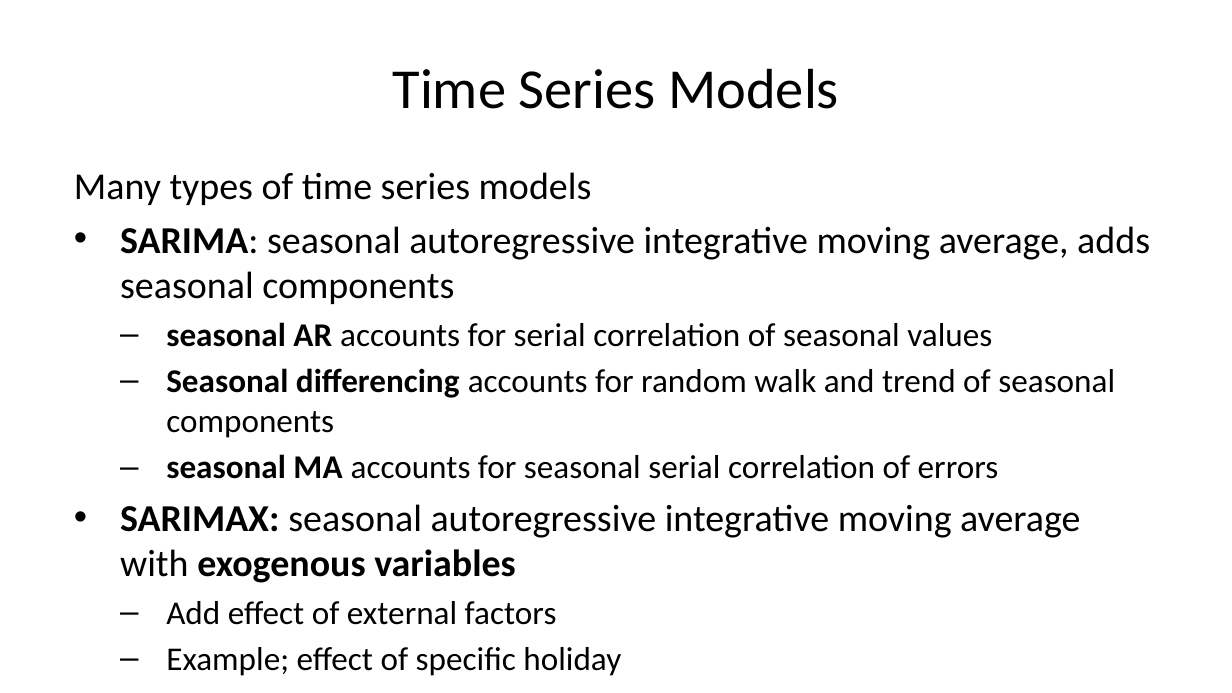
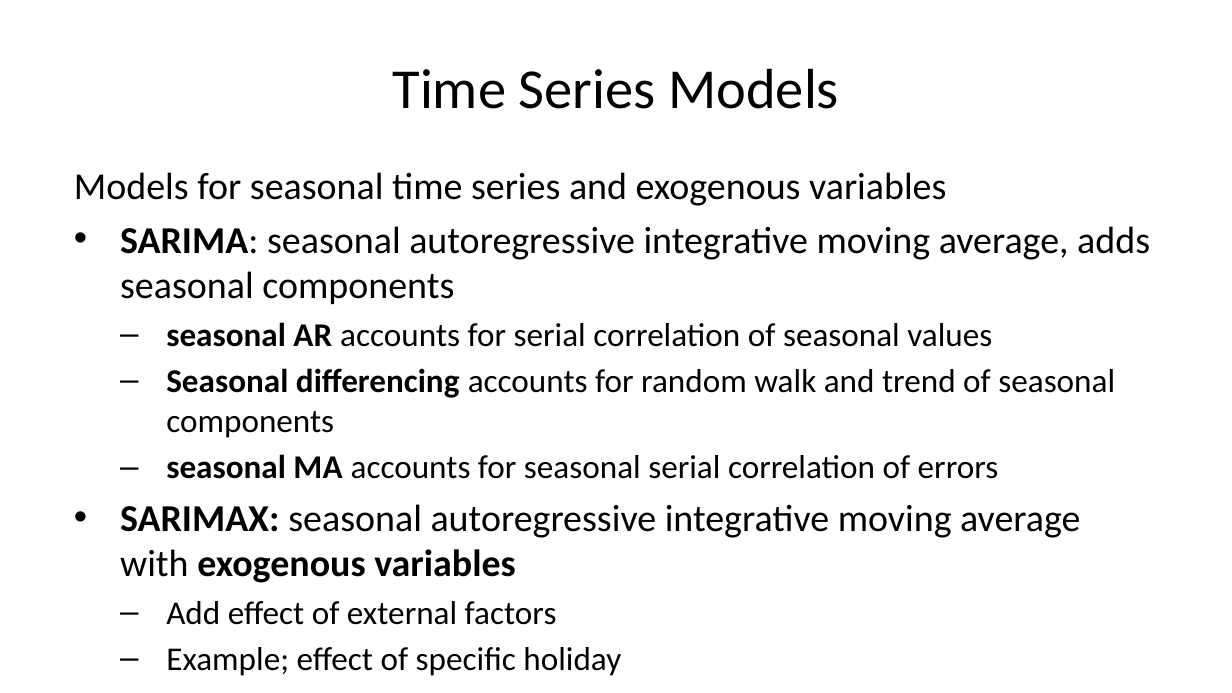
Before and after one commit to StephenElston/CSCI-E-83, a slide deck: slide 9 of LectureSlides/13_BasicTimeSeriesModels.pptx (slide 10 before the commit). Drawn at 1232x693 pixels with LibreOffice and Linux fonts; fonts in the diff are those of the drawing. Boxes give left, top, right and bottom in pixels: in the first picture for what was removed or moved away, otherwise in the second. Text is boxed around its words. In the diff, an @@ line names an element or a change of style, - is before the commit and + after.

Commit message:
Typo corrections from lecture

```diff
--- a/LectureSlides/13_BasicTimeSeriesModels.pptx
+++ b/LectureSlides/13_BasicTimeSeriesModels.pptx
@@ text at bbox=[74, 172, 946, 206]: text changed @@
-Many types of time series models
+Models for seasonal time series and exogenous variables
```
Also in this commit, not shown: 8 other slides changed, 3 slides added, 2 slides removed.
